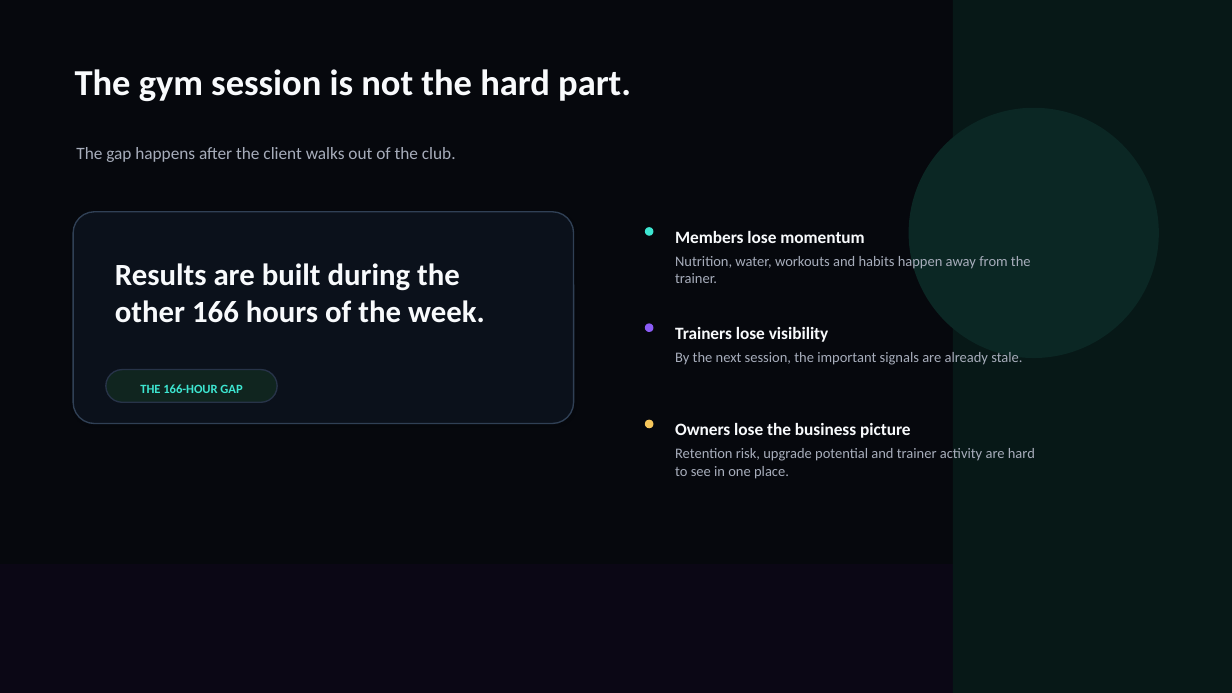
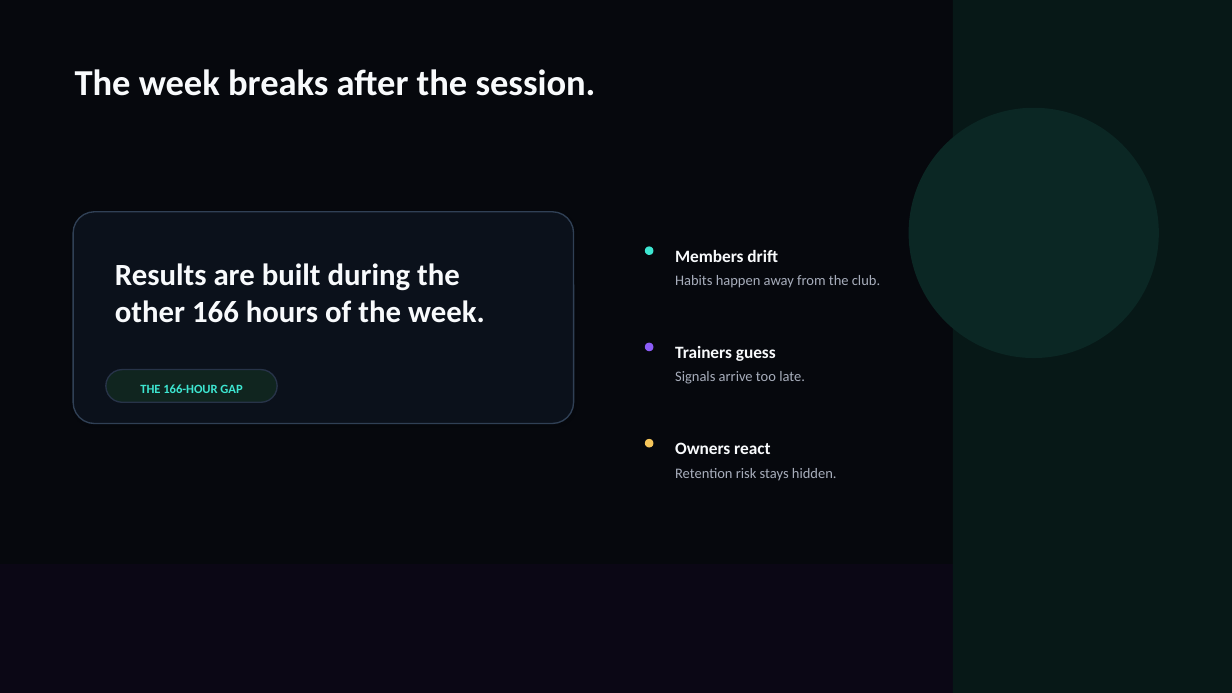
Before and after one commit to mdfarizanwar369/ascend, a slide deck: slide 2 of outputs/Ascend_Gym_Owner_Product_Deck_With_Screenshots_2026.pptx. Drawn at 1232x693 pixels with LibreOffice and Linux fonts; fonts in the diff are those of the drawing. Boxes give left, top, right and bottom in pixels: in the first picture for what was removed or moved away, otherwise in the second. Text is boxed around its words. In the diff, an @@ line names an element or a change of style, - is before the commit and + after.

```diff
--- a/outputs/Ascend_Gym_Owner_Product_Deck_With_Screenshots_2026.pptx
+++ b/outputs/Ascend_Gym_Owner_Product_Deck_With_Screenshots_2026.pptx
@@ text at <box>75,69,596,96</box>: text changed @@
-The gym session is not the hard part.
+The week breaks after the session.
@@ text removed at <box>76,147,456,162</box> @@
-The gap happens after the client walks out of the club.
@@ text at <box>675,250,778,262</box>: text changed @@
-Members lose momentum
+Members drift
@@ text at <box>675,275,880,288</box>: text changed @@
-Nutrition, water, workouts and habits happen away from the trainer.
+Habits happen away from the club.
@@ text at <box>675,346,776,361</box>: text changed @@
-Trainers lose visibility
+Trainers guess
@@ text removed at <box>675,352,1022,365</box> @@
-By the next session, the important signals are already stale.
@@ text added at <box>675,371,805,384</box>, 11.2 pt, text #A7ADBB @@
+Signals arrive too late.
@@ 3 ellipses: place and size @@
-3 ellipses at <box>645,227,653,428</box>
+3 ellipses at <box>645,247,653,447</box>
@@ text at <box>675,442,770,454</box>: text changed @@
-Owners lose the business picture
+Owners react
@@ text at <box>675,468,837,481</box>: text changed @@
-Retention risk, upgrade potential and trainer activity are hard to see in one place.
+Retention risk stays hidden.
```
Also in this commit, not shown: 5 other slides changed, 2 slides added, 3 slides removed, 20 other files.
